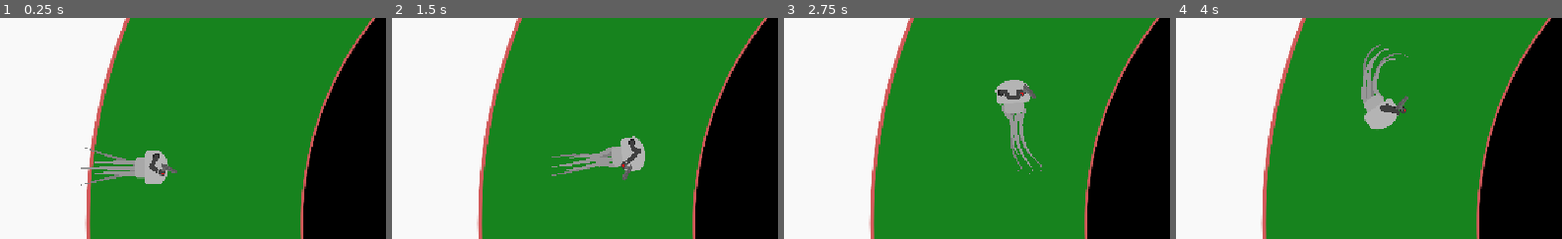
Above: before the commit, frames 1-4 (left to right).
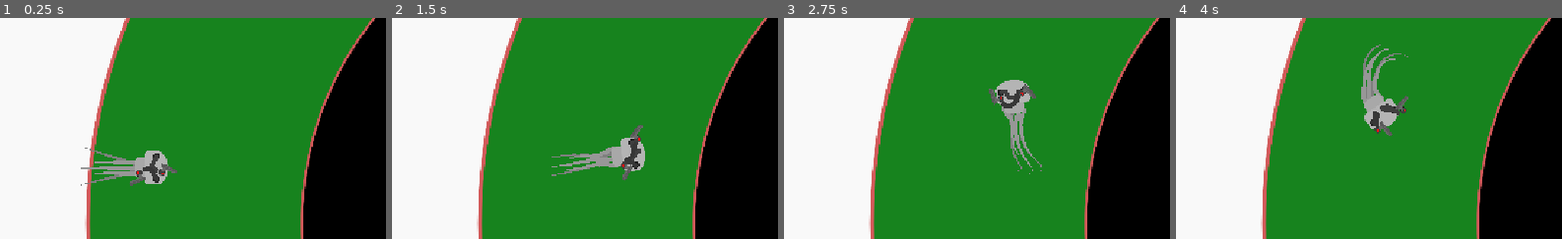
Above: after the commit, the same moments.

Repository: yourname3/eyegame
Game: Godot game, scene res://game.tscn
Same seed, same stepped clock (60 frames per second), same inputs: the game is played once before the commit and once after it. The engine's default icon, where the game draws it, is replaced by a stand-in: a white triangle on a blue panel in a dark square.
Inputs (mouse positions are % of the whole screen's width and height, from its top left):
- Up to frame 1 (0.25 s): no input
- Up to frame 2 (1.5 s): move the mouse to (71, 45) at 0.52 s; move the mouse to (29, 55) at 1.27 s
- Up to frame 3 (2.75 s): move the mouse to (59, 28) at 2.02 s
- Up to frame 4 (4 s): move the mouse to (44, 70) at 2.77 s; move the mouse to (80, 65) at 3.52 s
The pictures show only the part of the screen within x 30-80%, y 17-67%; the shares and areas given below are measured in that part.

The runs differ from the first frame. In frame 1, 0.2% of the frame differs, in the area x 33-42%, y 67-76%; in frame 2, 0.2%; in frame 3, 0.3%; in frame 4, 0.3%, in the area x 50-57%, y 42-54%.

Commit message:
Double claw

Diff:
--- a/player/claw.gd
+++ b/player/claw.gd
@@ -11,6 +11,8 @@
 const POINT_COUNT = 32
 var global_points := PackedVector2Array()
 var vels          := PackedVector2Array()
+
+@export var line_color := Color("#3f3f3f")
 
 # The root pos is where we are "attached" on the player model.
 # We must transform it into global position using our parent's transform.
@@ -27,6 +29,8 @@
 		line.add_point(Vector2.ZERO)
 		global_points.append(Vector2.ZERO)
 		vels.append(Vector2.ZERO)
+
+	line.default_color = line_color
 
 func _process_points(delta: float) -> void:
 	var inv := line.global_transform.inverse()
--- a/player/player_animation.tscn
+++ b/player/player_animation.tscn
@@ -1,11 +1,9 @@
-[gd_scene load_steps=8 format=3 uid="uid://bki43oonjw1f2"]
+[gd_scene load_steps=6 format=3 uid="uid://bki43oonjw1f2"]
 
 [ext_resource type="Script" uid="uid://bwrea3awxyb53" path="res://player/player_animation.gd" id="1_fp5y0"]
 [ext_resource type="Script" uid="uid://cj378pgaoju2f" path="res://player/player_flagellum.gd" id="1_v5hpx"]
 [ext_resource type="Texture2D" uid="uid://dfoct6gc3qe2q" path="res://player/main_body.svg" id="3_t8nns"]
-[ext_resource type="Script" uid="uid://rgmo63w3dx3c" path="res://player/claw.gd" id="4_1wvki"]
-[ext_resource type="Texture2D" uid="uid://bqql7qdcmhd2y" path="res://player/claw.svg" id="4_v3vk1"]
-[ext_resource type="Texture2D" uid="uid://sp6x8l5gd007" path="res://player/claw_base.svg" id="5_v0igm"]
+[ext_resource type="PackedScene" uid="uid://d2woy30l5kinr" path="res://player/player_claw.tscn" id="4_v3vk1"]
 
 [sub_resource type="Curve" id="Curve_v5hpx"]
 _data = [Vector2(0, 1), 0.0, 0.0483477, 0, 0, Vector2(1, 0), -2.00557, 0.0, 0, 0]
@@ -61,24 +59,11 @@
 scale = Vector2(0.59375, 0.59375)
 texture = ExtResource("3_t8nns")
 
-[node name="Claw" type="Node2D" parent="."]
-z_index = 1
+[node name="Claw" parent="." instance=ExtResource("4_v3vk1")]
 position = Vector2(13, -26)
-script = ExtResource("4_1wvki")
 
-[node name="ClawBase" type="Sprite2D" parent="Claw"]
-scale = Vector2(0.125, 0.125)
-texture = ExtResource("5_v0igm")
-
-[node name="Sprite2D" type="Sprite2D" parent="Claw"]
-z_index = 1
-position = Vector2(18, -7)
-scale = Vector2(0.315821, 0.315821)
-texture = ExtResource("4_v3vk1")
-
-[node name="Line2D" type="Line2D" parent="Claw"]
-points = PackedVector2Array(0, 0, 0, 0, 6, 0)
-default_color = Color(0.247059, 0.247059, 0.247059, 1)
-begin_cap_mode = 2
+[node name="Claw2" parent="." instance=ExtResource("4_v3vk1")]
+position = Vector2(13, 25)
+line_color = Color(0.215902, 0.215902, 0.215902, 1)
 
 [node name="Line2D6" type="Line2D" parent="."]
--- /dev/null
+++ b/player/player_claw.tscn
@@ -0,0 +1,24 @@
+[gd_scene load_steps=4 format=3 uid="uid://d2woy30l5kinr"]
+
+[ext_resource type="Script" uid="uid://rgmo63w3dx3c" path="res://player/claw.gd" id="1_v4ovm"]
+[ext_resource type="Texture2D" uid="uid://sp6x8l5gd007" path="res://player/claw_base.svg" id="2_q6hqj"]
+[ext_resource type="Texture2D" uid="uid://bqql7qdcmhd2y" path="res://player/claw.svg" id="3_fanwu"]
+
+[node name="Claw" type="Node2D"]
+z_index = 1
+script = ExtResource("1_v4ovm")
+
+[node name="ClawBase" type="Sprite2D" parent="."]
+scale = Vector2(0.125, 0.125)
+texture = ExtResource("2_q6hqj")
+
+[node name="Sprite2D" type="Sprite2D" parent="."]
+z_index = 1
+position = Vector2(18, -7)
+scale = Vector2(0.315821, 0.315821)
+texture = ExtResource("3_fanwu")
+
+[node name="Line2D" type="Line2D" parent="."]
+points = PackedVector2Array(0, 0, 0, 0, 6, 0)
+default_color = Color(0.247059, 0.247059, 0.247059, 1)
+begin_cap_mode = 2
